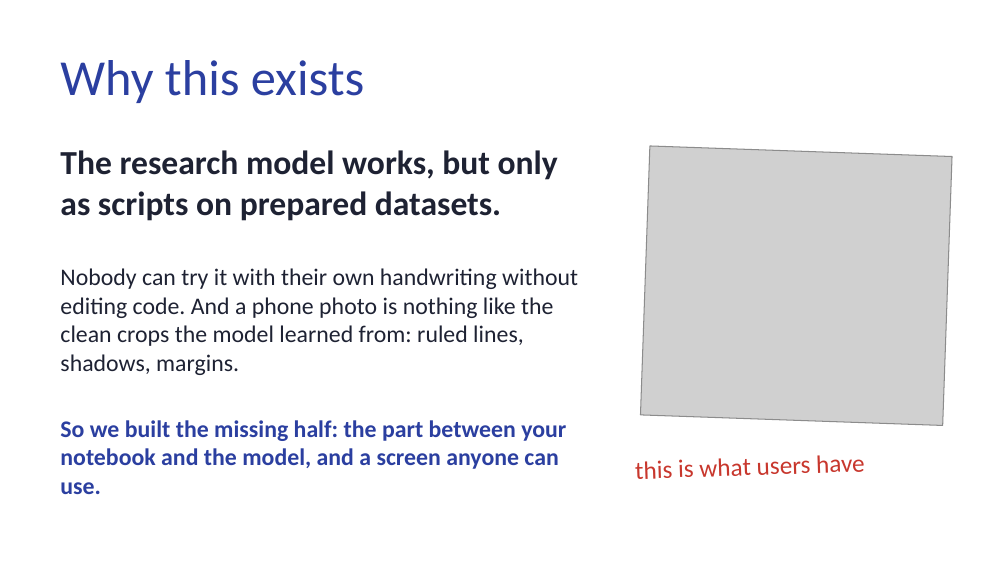
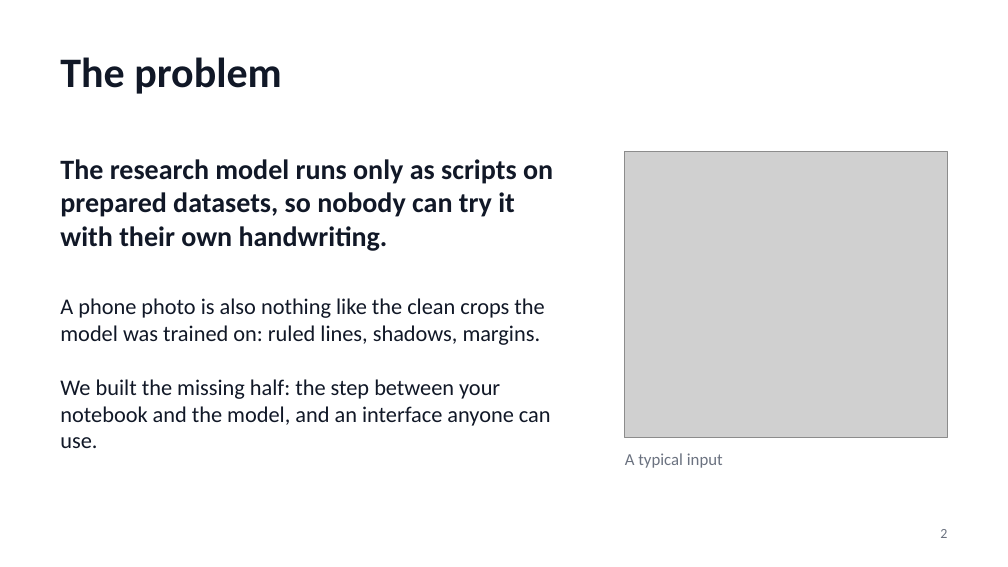
Before and after one commit to choudharyyuvraj/SYNGEN, a slide deck: slide 2 of docs/Ink2Learn_Presentation.pptx. Drawn at 1008x567 pixels with LibreOffice and Linux fonts; fonts in the diff are those of the drawing; grey boxes stand for pictures; background and template pictures are left out. Boxes give left, top, right and bottom in pixels: in the first picture for what was removed or moved away, otherwise in the second. Text is boxed around its words. In the diff, an @@ line names an element or a change of style, - is before the commit and + after.

```diff
--- a/docs/Ink2Learn_Presentation.pptx
+++ b/docs/Ink2Learn_Presentation.pptx
@@ text at <box>60,57,282,94</box>: text changed; size 36 to 30 pt; text colour #2B3FA0 to #111827; bold on @@
-Why this exists
+The problem
@@ text at <box>60,159,553,251</box>: text changed; size 24 to 20 pt; text colour #1E2233 to #111827 @@
-The research model works, but only as scripts on prepared datasets.
+The research model runs only as scripts on prepared datasets, so nobody can try it with their own handwriting.
@@ picture at <box>625,151,948,437</box>: rotation 2 to 0 degrees @@
@@ text at <box>60,298,551,448</box>: text changed; size 17 to 16 pt; text colour #1E2233 to #111827 @@
-Nobody can try it with their own handwriting without editing code. And a phone photo is nothing like the clean crops the model learned from: ruled lines, shadows, margins.
+A phone photo is also nothing like the clean crops the model was trained on: ruled lines, shadows, margins.
+We built the missing half: the step between your notebook and the model, and an interface anyone can use.
@@ text removed at <box>60,420,566,494</box> @@
-So we built the missing half: the part between your notebook and the model, and a screen anyone can use.
@@ text added at <box>625,453,723,468</box>, 12 pt, text #6B7280 @@
+A typical input
@@ text removed at <box>635,455,865,479</box> @@
-this is what users have
@@ text added at <box>940,529,947,538</box>, 10 pt, text #6B7280 @@
+2
```
Also in this commit, not shown: 7 other slides changed, 1 slide added, 1 slide removed.
